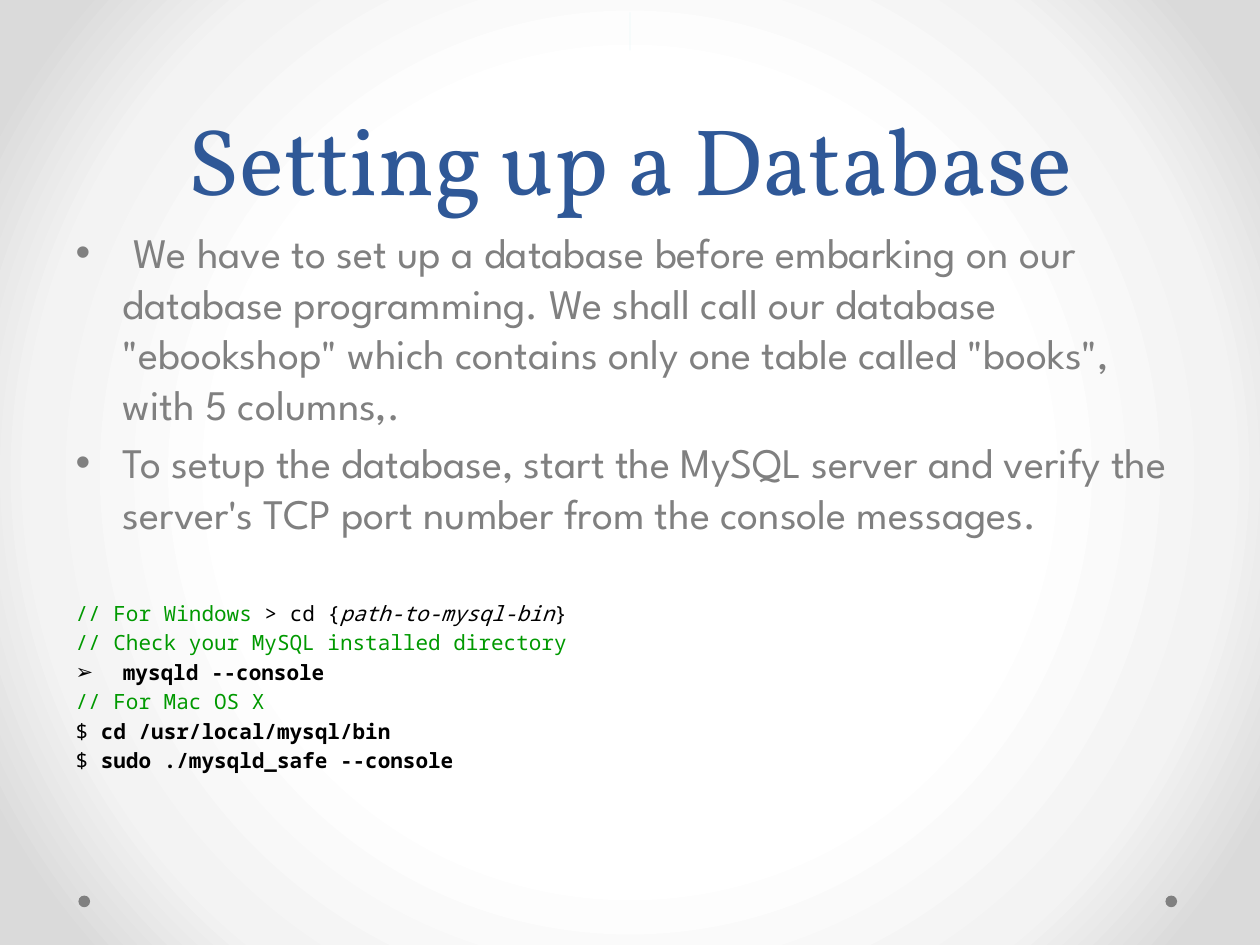
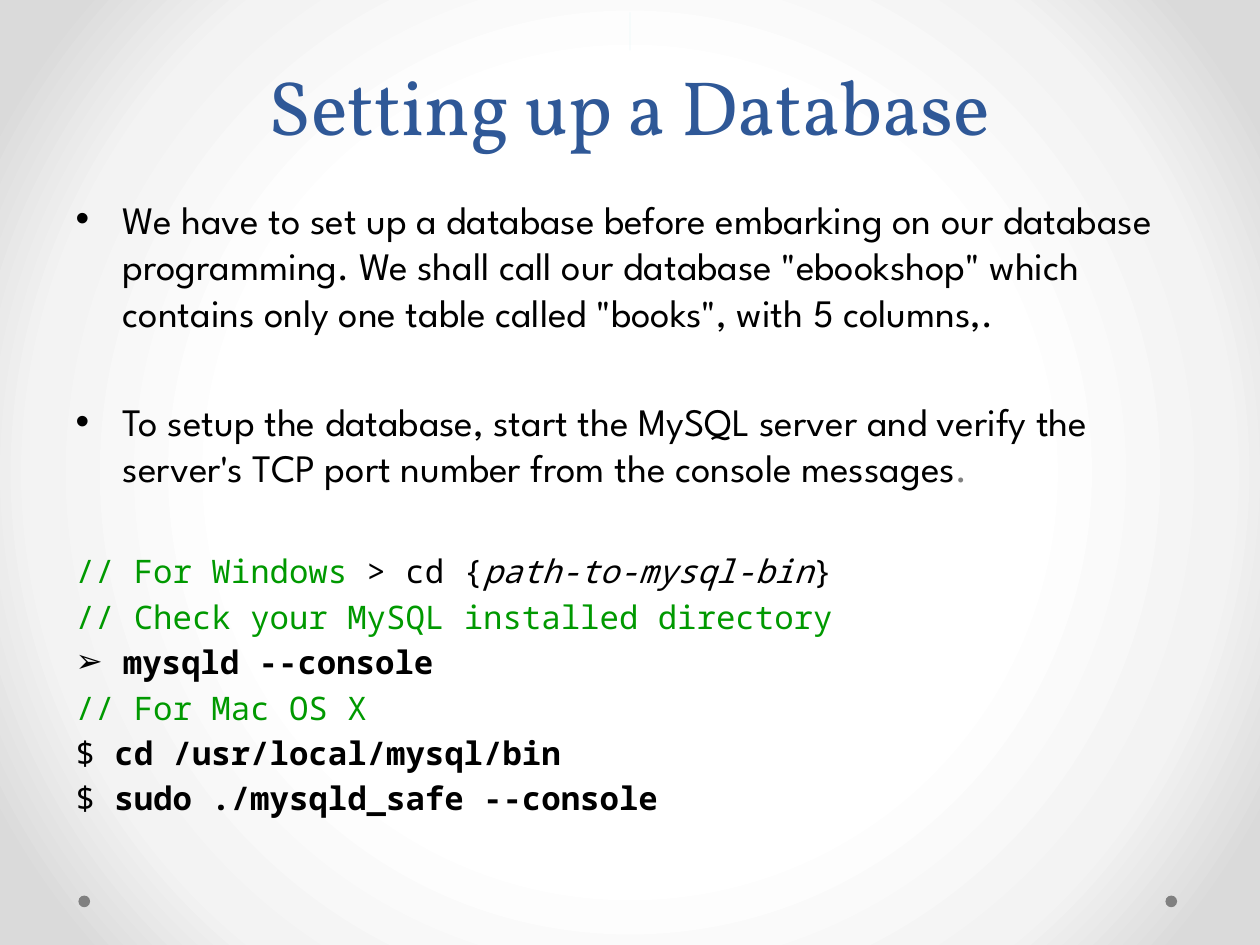
Before and after one commit to srinivasnangunuri/GitRep, a slide deck: slide 5 of JDBC/Introduction to JDBC.pptx. Drawn at 1260x945 pixels with LibreOffice and Linux fonts; fonts in the diff are those of the drawing. Boxes give left, top, right and bottom in pixels: in the first picture for what was removed or moved away, otherwise in the second. Text is boxed around its words. In the diff, an @@ line names an element or a change of style, - is before the commit and + after.

```diff
--- a/JDBC/Introduction to JDBC.pptx
+++ b/JDBC/Introduction to JDBC.pptx
@@ title "Setting up a Database" at [269, 80, 991, 154]: size 54 to 44 pt @@
@@ text "We have to set up ...": place and size @@
-text "We have to set up ..." at [101, 238, 1166, 773]
+text "We have to set up ..." at [114, 207, 1151, 818]
@@ text "We have to set up ..." at [114, 207, 1151, 818]: size 24 to 22.2 pt, text colour #808080 to #000000 in "We have to set up a database ...", "To setup the database, start the MySQL ..."; size 12 to 18.5 pt in "// For Windows > cd {path-to-mysql-bin}", "// Check your MySQL installed directory", "mysqld --console", "// For Mac OS X" and 2 more places; more space between paragraphs @@
```
Also in this commit, not shown: 18 other slides changed, 1 slide added, 1 other file.
